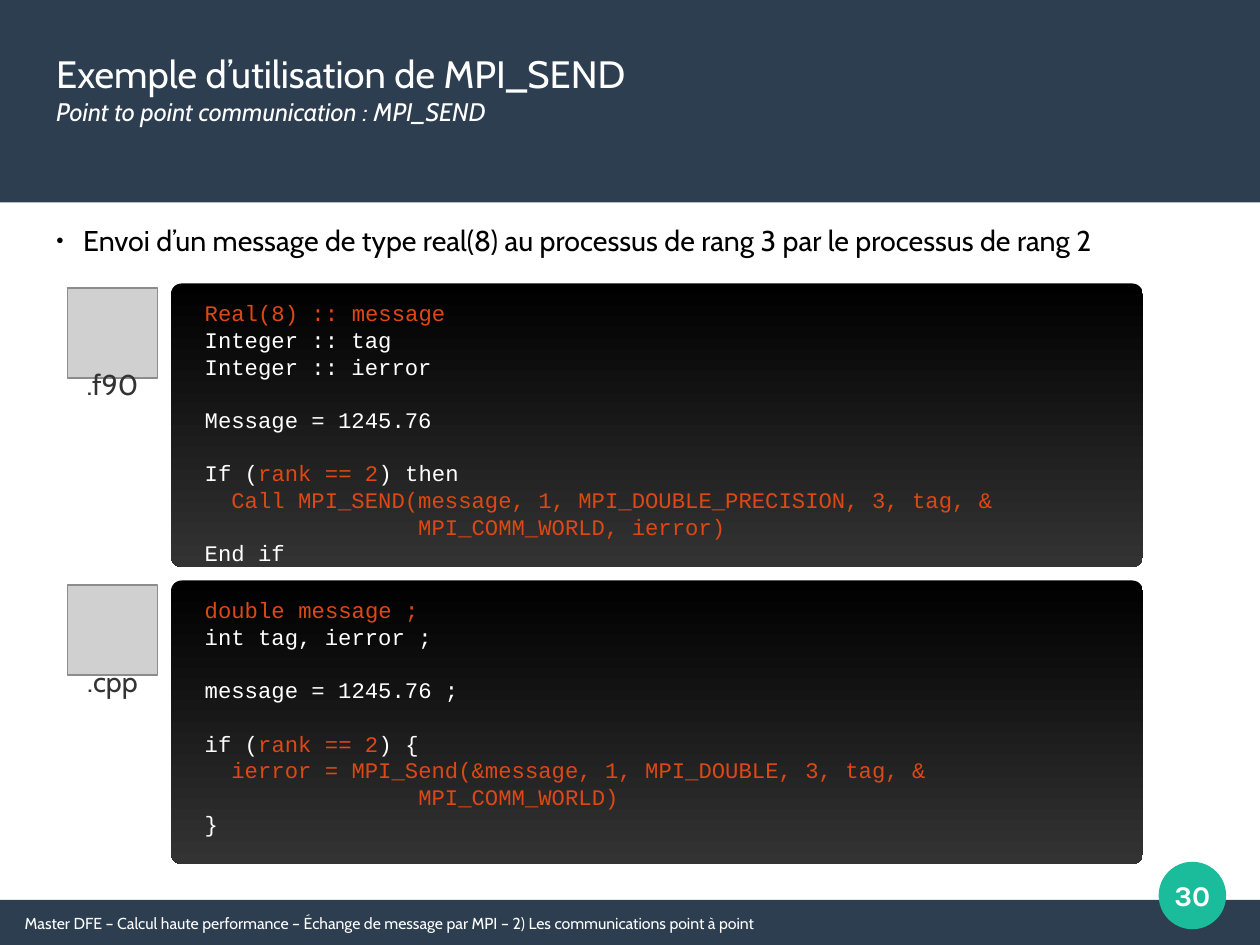
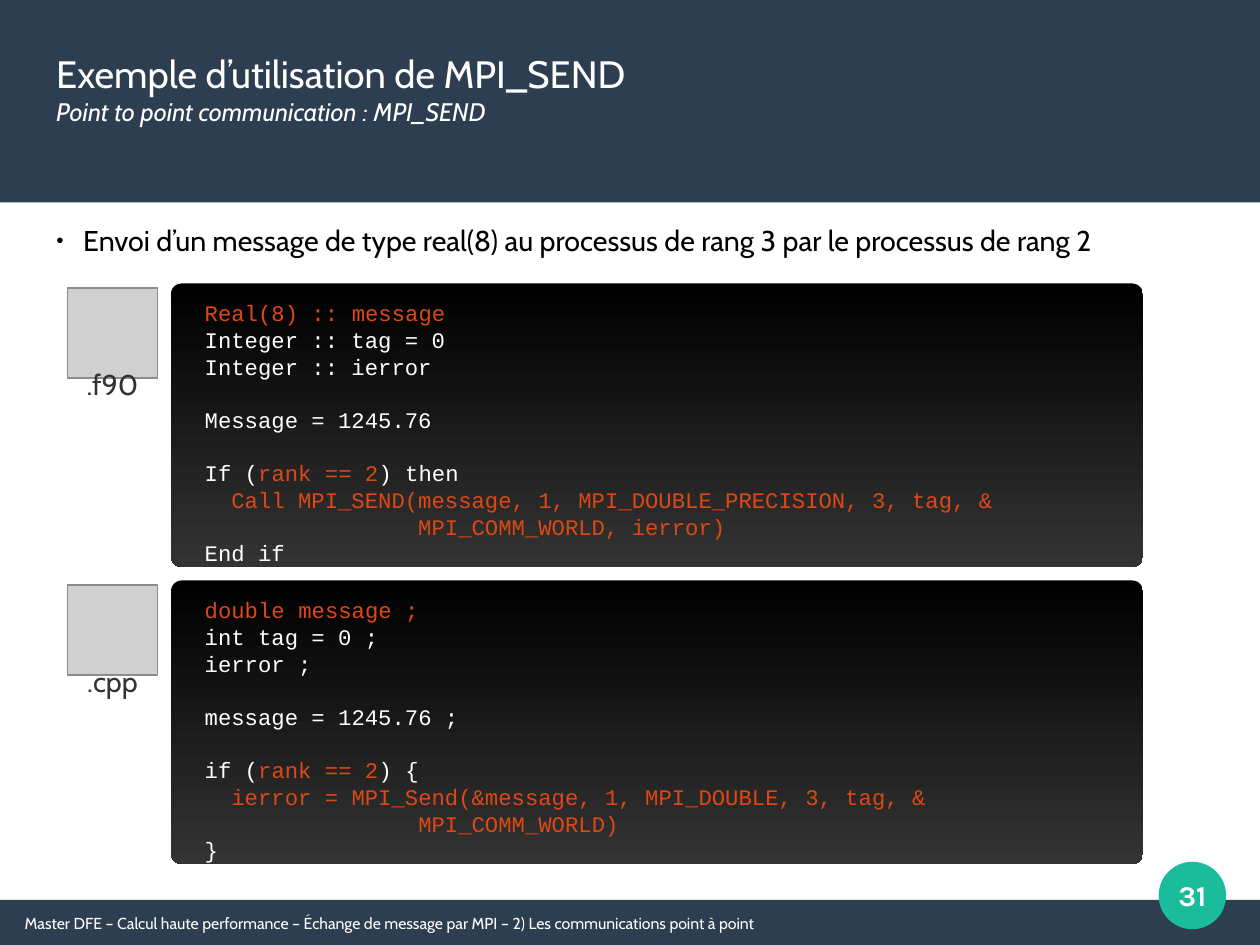
Before and after one commit to Maison-de-la-Simulation/HPC-DFE-Paris-Saclay, a slide deck: slide 31 of support/MPI.odp (slide 30 before the commit). Drawn at 1260x945 pixels with LibreOffice and Linux fonts; fonts in the diff are those of the drawing; grey boxes stand for pictures. Boxes give left, top, right and bottom in pixels: in the first picture for what was removed or moved away, otherwise in the second. Text is boxed around its words. In the diff, an @@ line names an element or a change of style, - is before the commit and + after.

```diff
--- a/support/MPI.odp
+++ b/support/MPI.odp
@@ text at (205, 333, 445, 353): text changed @@
-Integer :: tag
+Integer :: tag = 0
@@ text at (205, 629, 351, 673): text changed @@
-int tag, ierror ;
+int tag = 0 ;
+ierror ;
@@ page number at (1178, 887, 1206, 907): text changed @@
-30
+31
```
Also in this commit, not shown: 9 other slides changed, 1 slide added, 1 other file.
